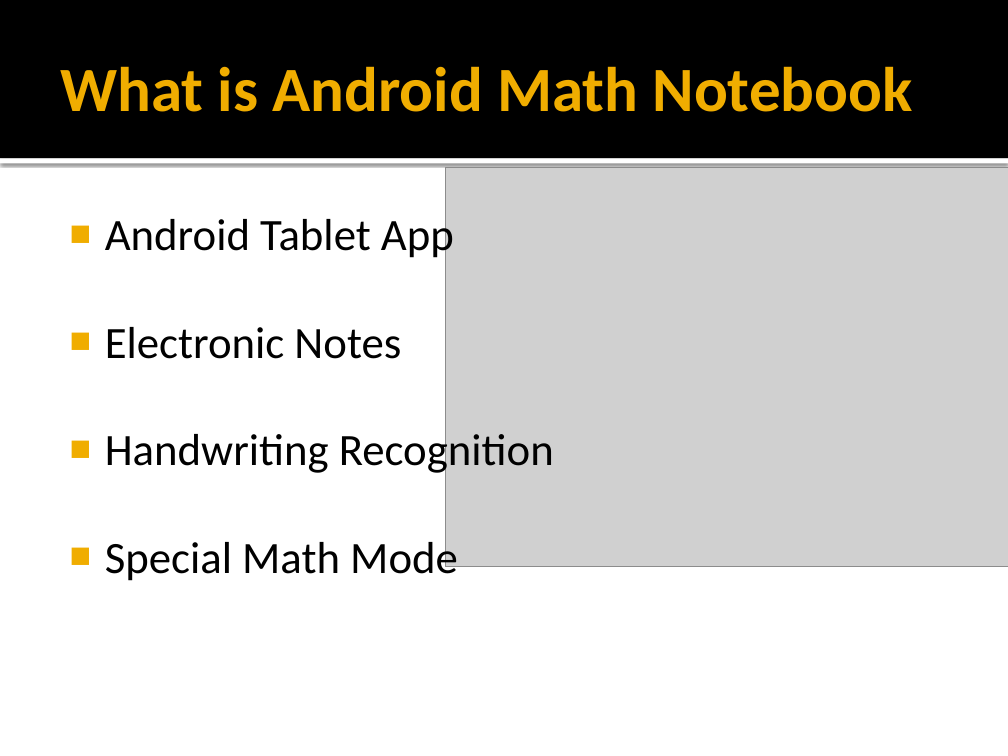
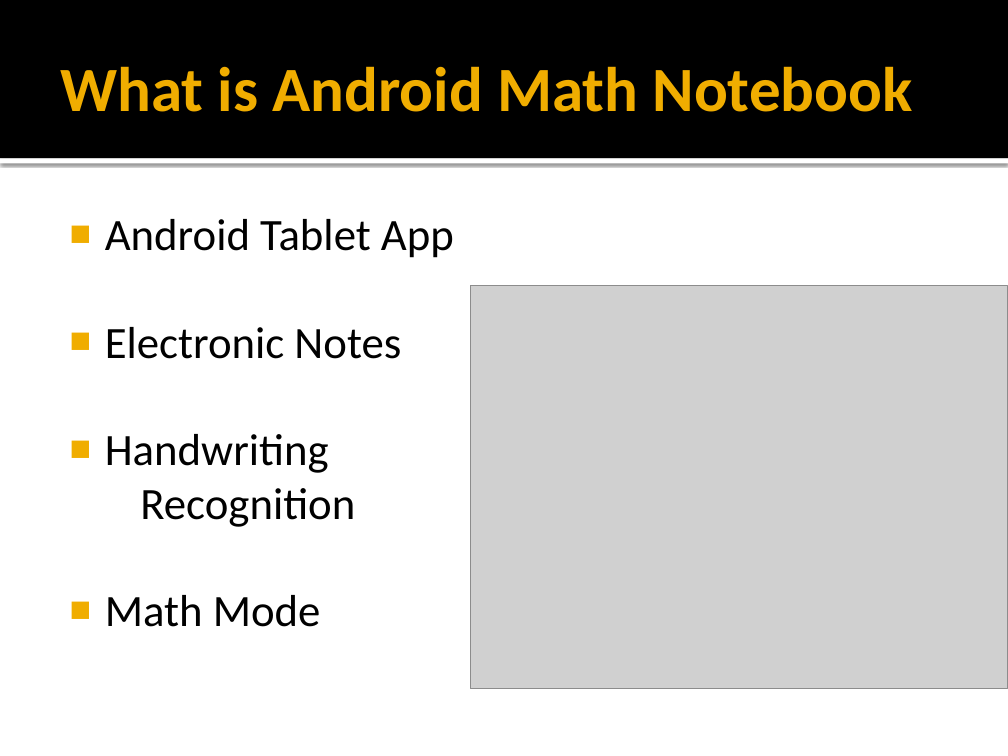
Before and after one commit to kirby561/Android-Math-Notebook, a slide deck: slide 2 of docs/presentations/rcos_pres1_022412.pptx. Drawn at 1008x756 pixels with LibreOffice and Linux fonts; fonts in the diff are those of the drawing; grey boxes stand for pictures. Boxes give left, top, right and bottom in pixels: in the first picture for what was removed or moved away, otherwise in the second. Text is boxed around its words. In the diff, an @@ line names an element or a change of style, - is before the commit and + after.

```diff
--- a/docs/presentations/rcos_pres1_022412.pptx
+++ b/docs/presentations/rcos_pres1_022412.pptx
@@ picture removed at (x1=446, y1=168, x2=1008, y2=568) @@
@@ picture added at (x1=471, y1=285, x2=1008, y2=688) @@
@@ text at (x1=105, y1=434, x2=355, y2=627): text changed @@
-■ Handwriting Recognition
-■ Special Math Mode
+■ Handwriting
+Recognition
+■ Math Mode
```
Also in this commit, not shown: 2 other slides changed.
